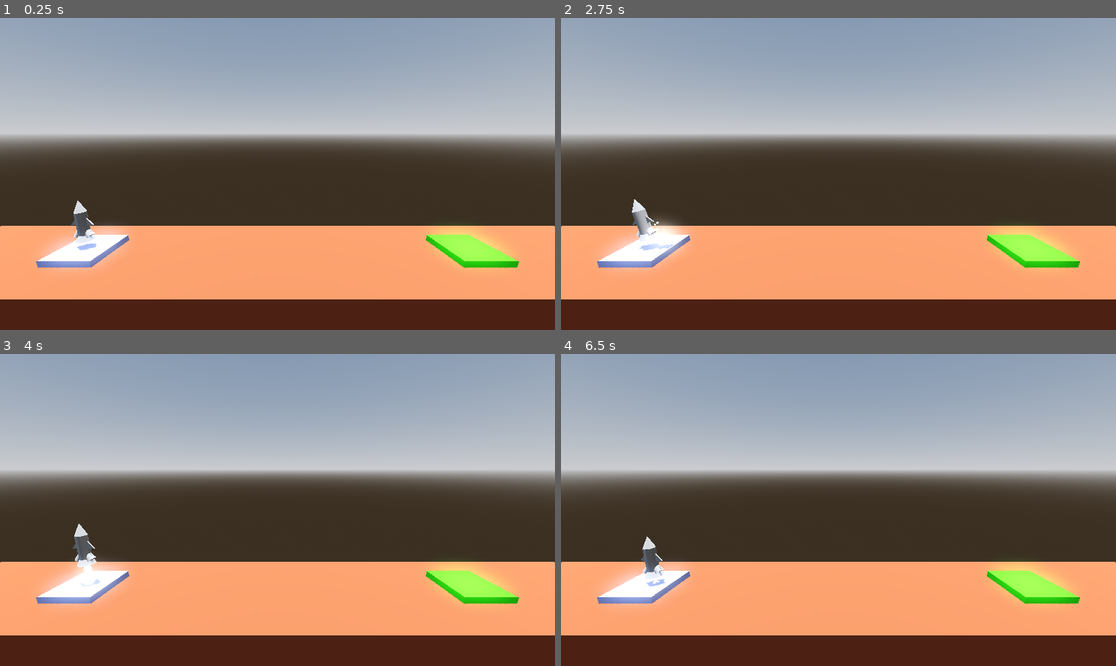
Above: before the commit, frames 1-4 (two rows, left to right).
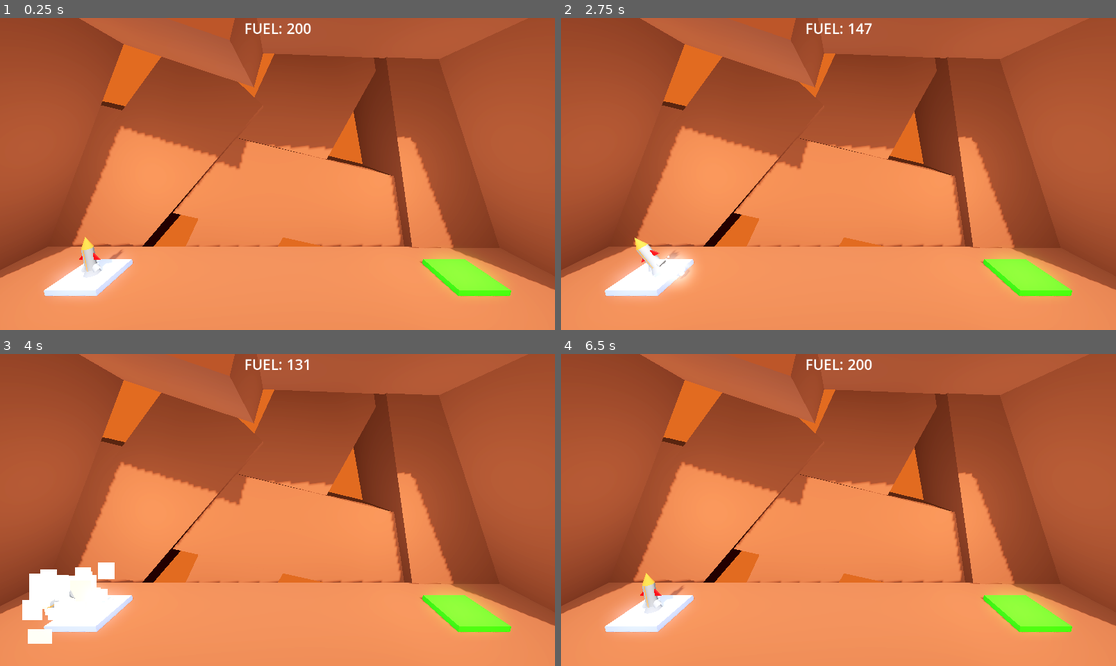
Above: after the commit, the same moments.

Repository: Rubix334/ProjectBoost
Game: Godot game, scene res://Levels/level1.tscn
Two runs of this game, one before a commit and one after it. Both use one fixed random seed, a clock stepped at 60 frames per second and the inputs below.
Inputs:
- Up to frame 1 (0.25 s): no input
- Up to frame 2 (2.75 s): tap Enter at 0.5 s; hold Space (boost) 0.53-1.28 s; tap Space (boost) at 1.35, 2.3 s; hold A (rotateL) from 2.03 s (still down)
- Up to frame 3 (4 s): release A (rotateL) at 2.78 s; tap D (rotateR) at 2.85 s; tap Space (boost) at 3.05 s; hold Space (boost) from 3.53 s (still down)
- Up to frame 4 (6.5 s): release Space (boost) at 4.28 s; tap Space (boost) at 4.35, 5.3, 6.05 s; hold A (rotateL) 5.03-5.78 s; tap D (rotateR) at 5.85 s

The runs differ from the first frame. In frame 1, 89% of the frame differs, in the area x 0-100%, y 0-100%; in frame 2, 90%; in frame 3, 89%; in frame 4, 89%.

Commit message:
Final game

Diff:
--- /dev/null
+++ b/project-boost/Levels/UI.tscn
@@ -0,0 +1,27 @@
+[gd_scene load_steps=3 format=3 uid="uid://ceu7l1q37dyq1"]
+
+[ext_resource type="Script" uid="uid://cds02f35uus7o" path="res://UI.gd" id="1_l0ruv"]
+
+[sub_resource type="LabelSettings" id="LabelSettings_h5jps"]
+font_size = 30
+
+[node name="UI" type="CanvasLayer" groups=["UI"]]
+script = ExtResource("1_l0ruv")
+
+[node name="MarginContainer" type="MarginContainer" parent="."]
+anchors_preset = 5
+anchor_left = 0.5
+anchor_right = 0.5
+offset_left = -21.0
+offset_right = 21.0
+offset_bottom = 40.0
+grow_horizontal = 2
+size_flags_horizontal = 0
+
+[node name="CenterContainer" type="CenterContainer" parent="MarginContainer"]
+layout_mode = 2
+
+[node name="Label" type="Label" parent="MarginContainer/CenterContainer"]
+layout_mode = 2
+text = "FUEL: 100"
+label_settings = SubResource("LabelSettings_h5jps")
--- /dev/null
+++ b/project-boost/Levels/floor.tscn
@@ -0,0 +1,91 @@
+[gd_scene load_steps=5 format=3 uid="uid://ctoyiaswpjje4"]
+
+[sub_resource type="StandardMaterial3D" id="StandardMaterial3D_fg03p"]
+albedo_color = Color(0.55, 0.25043333, 0.13200001, 1)
+
+[sub_resource type="ProceduralSkyMaterial" id="ProceduralSkyMaterial_fg03p"]
+sky_horizon_color = Color(0.66224277, 0.6717428, 0.6867428, 1)
+ground_horizon_color = Color(0.66224277, 0.6717428, 0.6867428, 1)
+
+[sub_resource type="Sky" id="Sky_t21ke"]
+sky_material = SubResource("ProceduralSkyMaterial_fg03p")
+
+[sub_resource type="Environment" id="Environment_i4kf4"]
+background_mode = 1
+background_color = Color(0.19653916, 0.082256876, 0.029176068, 1)
+sky = SubResource("Sky_t21ke")
+ambient_light_source = 3
+tonemap_mode = 2
+glow_enabled = true
+
+[node name="floor" type="CSGBox3D" groups=["Hazard"]]
+use_collision = true
+size = Vector3(30, 8, 5)
+material = SubResource("StandardMaterial3D_fg03p")
+
+[node name="WorldEnvironment" type="WorldEnvironment" parent="."]
+environment = SubResource("Environment_i4kf4")
+
+[node name="DirectionalLight3D" type="DirectionalLight3D" parent="."]
+transform = Transform3D(0.9848078, -0.10304612, 0.13976835, 0, 0.8048938, 0.59341896, -0.1736482, -0.5844035, 0.79266566, 0, 6.0497804, 8.627188)
+light_energy = 0.5
+light_volumetric_fog_energy = 1.72
+shadow_enabled = true
+
+[node name="Ceiling2" type="CSGBox3D" parent="." groups=["Hazard"]]
+transform = Transform3D(-0.036329657, 0.9993397, 0, -0.9993397, -0.036329657, 0, 0, 0, 1, 4.1093206, 16.122314, 0)
+use_collision = true
+size = Vector3(5, 15, 5)
+material = SubResource("StandardMaterial3D_fg03p")
+
+[node name="Ceiling" type="CSGBox3D" parent="." groups=["Hazard"]]
+transform = Transform3D(-0.2990241, 0.9542455, 0, -0.9542455, -0.2990241, 0, 0, 0, 1, -7.5313215, 16.948893, 0)
+use_collision = true
+size = Vector3(5, 15, 5)
+material = SubResource("StandardMaterial3D_fg03p")
+
+[node name="Backwall3" type="CSGBox3D" parent="." groups=["Hazard"]]
+transform = Transform3D(-0.8914739, -0.45307288, 0, 0.45307288, -0.8914739, 0, 0, 0, 1, -1.52491, 5.899621, -5.966799)
+use_collision = true
+size = Vector3(5, 29.503906, 5)
+material = SubResource("StandardMaterial3D_fg03p")
+
+[node name="Backwall4" type="CSGBox3D" parent="." groups=["Hazard"]]
+transform = Transform3D(0.23409027, -0.97221506, 0, 0.97221506, 0.23409027, 0, 0, 0, 1, 1.1887393, 6.547732, -5.68932)
+use_collision = true
+size = Vector3(5, 29.503906, 5)
+material = SubResource("StandardMaterial3D_fg03p")
+
+[node name="Backwall2" type="CSGBox3D" parent="." groups=["Hazard"]]
+transform = Transform3D(0.96896404, -0.247202, 0, 0.247202, 0.96896404, 0, 0, 0, 1, 9.066706, 7.6409664, -4.8780584)
+use_collision = true
+size = Vector3(5, 15, 5)
+material = SubResource("StandardMaterial3D_fg03p")
+
+[node name="Backwall" type="CSGBox3D" parent="." groups=["Hazard"]]
+transform = Transform3D(0.74045277, 0.67210835, 0, -0.67210835, 0.74045277, 0, 0, 0, 1, -7.621025, 7.665087, -5.2303333)
+use_collision = true
+size = Vector3(5, 15, 5)
+material = SubResource("StandardMaterial3D_fg03p")
+
+[node name="Wall" type="CSGBox3D" parent="." groups=["Hazard"]]
+transform = Transform3D(0.8710938, 0.4911166, 0, -0.4911166, 0.8710938, 0, 0, 0, 1, -12.29009, 9.946456, 0)
+use_collision = true
+size = Vector3(5, 15, 5)
+material = SubResource("StandardMaterial3D_fg03p")
+
+[node name="Wall2" type="CSGBox3D" parent="." groups=["Hazard"]]
+transform = Transform3D(0.89116496, -0.45367932, 0, 0.45367932, 0.89116496, 0, 0, 0, 1, 12.003662, 9.946456, 0)
+use_collision = true
+size = Vector3(5, 15, 5)
+material = SubResource("StandardMaterial3D_fg03p")
+
+[node name="OmniLight3D2" type="OmniLight3D" parent="."]
+transform = Transform3D(1, 0, 0, 0, 1, 0, 0, 0, 1, -6.4647093, 7.982497, 0)
+omni_range = 12.0
+omni_attenuation = 0.0
+
+[node name="OmniLight3D" type="OmniLight3D" parent="."]
+transform = Transform3D(1, 0, 0, 0, 1, 0, 0, 0, 1, 5.544355, 7.712823, 0)
+omni_range = 12.0
+omni_attenuation = 0.0
--- a/project-boost/Levels/level1.tscn
+++ b/project-boost/Levels/level1.tscn
@@ -1,23 +1,9 @@
-[gd_scene load_steps=9 format=3 uid="uid://c03237c0cw7ge"]
+[gd_scene load_steps=7 format=3 uid="uid://c03237c0cw7ge"]
 
+[ext_resource type="PackedScene" uid="uid://ctoyiaswpjje4" path="res://Levels/floor.tscn" id="1_fy36t"]
 [ext_resource type="Script" uid="uid://d3pe1k1c8wngn" path="res://Levels/landingpad.gd" id="1_i4kf4"]
 [ext_resource type="PackedScene" uid="uid://habfhdya7smn" path="res://Player/player.tscn" id="1_t21ke"]
-
-[sub_resource type="ProceduralSkyMaterial" id="ProceduralSkyMaterial_fg03p"]
-sky_horizon_color = Color(0.66224277, 0.6717428, 0.6867428, 1)
-ground_horizon_color = Color(0.66224277, 0.6717428, 0.6867428, 1)
-
-[sub_resource type="Sky" id="Sky_t21ke"]
-sky_material = SubResource("ProceduralSkyMaterial_fg03p")
-
-[sub_resource type="Environment" id="Environment_i4kf4"]
-background_mode = 2
-sky = SubResource("Sky_t21ke")
-tonemap_mode = 2
-glow_enabled = true
-
-[sub_resource type="StandardMaterial3D" id="StandardMaterial3D_fg03p"]
-albedo_color = Color(0.55, 0.25043333, 0.13200001, 1)
+[ext_resource type="PackedScene" uid="uid://ceu7l1q37dyq1" path="res://Levels/UI.tscn" id="4_njhy2"]
 
 [sub_resource type="StandardMaterial3D" id="StandardMaterial3D_t21ke"]
 albedo_color = Color(0.6627451, 0.7058824, 1, 1)
@@ -27,20 +13,10 @@
 
 [node name="Level" type="Node3D"]
 
-[node name="WorldEnvironment" type="WorldEnvironment" parent="."]
-environment = SubResource("Environment_i4kf4")
+[node name="UI" parent="." instance=ExtResource("4_njhy2")]
 
-[node name="DirectionalLight3D" type="DirectionalLight3D" parent="."]
-transform = Transform3D(-0.82609826, -0.5635261, -2.4632508e-08, 0, -4.371139e-08, 1, -0.5635261, 0.82609826, 3.6109903e-08, 0, 0, 0)
-light_energy = 1.495
-light_volumetric_fog_energy = 1.72
-shadow_enabled = true
-
-[node name="floor" type="CSGBox3D" parent="." groups=["Hazard"]]
+[node name="floor" parent="." instance=ExtResource("1_fy36t")]
 transform = Transform3D(1, 0, 0, 0, 1, 0, 0, 0, 1, 0, -4, 0)
-use_collision = true
-size = Vector3(30, 8, 5)
-material = SubResource("StandardMaterial3D_fg03p")
 
 [node name="launchpad" type="CSGBox3D" parent="."]
 transform = Transform3D(1, 0, 0, 0, 1, 0, 0, 0, 1, -8, 0, 0)
@@ -57,7 +33,7 @@
 file_path = "uid://r25gtva0pyd8"
 
 [node name="Camera3D" type="Camera3D" parent="."]
-transform = Transform3D(1, 0, 0, 0, 0.9804708, 0.19666493, 0, -0.19666493, 0.9804708, 0, 4.9378605, 7.787261)
+transform = Transform3D(1, 0, 0, 0, 0.9804708, 0.19666493, 0, -0.19666493, 0.9804708, 0, 6.181, 7.787)
 
 [node name="Player" parent="." instance=ExtResource("1_t21ke")]
-transform = Transform3D(1, 0, 0, 0, 1, 0, 0, 0, 1, -8.010159, 1.300853, 0)
+transform = Transform3D(1, 0, 0, 0, 1, 0, 0, 0, 1, -8.010159, 0.96320415, 0)
--- a/project-boost/Levels/level2.tscn
+++ b/project-boost/Levels/level2.tscn
@@ -1,23 +1,9 @@
-[gd_scene load_steps=9 format=3 uid="uid://r25gtva0pyd8"]
+[gd_scene load_steps=8 format=3 uid="uid://r25gtva0pyd8"]
 
+[ext_resource type="PackedScene" uid="uid://ceu7l1q37dyq1" path="res://Levels/UI.tscn" id="1_pcft3"]
 [ext_resource type="Script" uid="uid://d3pe1k1c8wngn" path="res://Levels/landingpad.gd" id="1_ty1rc"]
 [ext_resource type="PackedScene" uid="uid://habfhdya7smn" path="res://Player/player.tscn" id="2_m135w"]
-
-[sub_resource type="ProceduralSkyMaterial" id="ProceduralSkyMaterial_fg03p"]
-sky_horizon_color = Color(0.66224277, 0.6717428, 0.6867428, 1)
-ground_horizon_color = Color(0.66224277, 0.6717428, 0.6867428, 1)
-
-[sub_resource type="Sky" id="Sky_t21ke"]
-sky_material = SubResource("ProceduralSkyMaterial_fg03p")
-
-[sub_resource type="Environment" id="Environment_i4kf4"]
-background_mode = 2
-sky = SubResource("Sky_t21ke")
-tonemap_mode = 2
-glow_enabled = true
-
-[sub_resource type="StandardMaterial3D" id="StandardMaterial3D_fg03p"]
-albedo_color = Color(0.54901963, 0.2509804, 0.13333334, 1)
+[ext_resource type="PackedScene" uid="uid://ctoyiaswpjje4" path="res://Levels/floor.tscn" id="3_m135w"]
 
 [sub_resource type="StandardMaterial3D" id="StandardMaterial3D_t21ke"]
 albedo_color = Color(0.6627451, 0.7058824, 1, 1)
@@ -25,22 +11,12 @@
 [sub_resource type="StandardMaterial3D" id="StandardMaterial3D_i4kf4"]
 albedo_color = Color(0.21568628, 1, 0, 1)
 
+[sub_resource type="StandardMaterial3D" id="StandardMaterial3D_fg03p"]
+albedo_color = Color(0.54901963, 0.2509804, 0.13333334, 1)
+
 [node name="Level" type="Node3D"]
 
-[node name="WorldEnvironment" type="WorldEnvironment" parent="."]
-environment = SubResource("Environment_i4kf4")
-
-[node name="DirectionalLight3D" type="DirectionalLight3D" parent="."]
-transform = Transform3D(-0.82609826, -0.5635261, -2.4632508e-08, 0, -4.371139e-08, 1, -0.5635261, 0.82609826, 3.6109903e-08, 0, 0, 0)
-light_energy = 1.495
-light_volumetric_fog_energy = 1.72
-shadow_enabled = true
-
-[node name="floor" type="CSGBox3D" parent="." groups=["Hazard"]]
-transform = Transform3D(1, 0, 0, 0, 1, 0, 0, 0, 1, 0, -4, 0)
-use_collision = true
-size = Vector3(30, 8, 5)
-material = SubResource("StandardMaterial3D_fg03p")
+[node name="UI" parent="." instance=ExtResource("1_pcft3")]
 
 [node name="launchpad" type="CSGBox3D" parent="."]
 transform = Transform3D(1, 0, 0, 0, 1, 0, 0, 0, 1, -8, 0, 0)
@@ -60,10 +36,13 @@
 transform = Transform3D(1, 0, 0, 0, 0.9804708, 0.19666493, 0, -0.19666493, 0.9804708, 0, 4.9378605, 7.787261)
 
 [node name="Player" parent="." instance=ExtResource("2_m135w")]
-transform = Transform3D(1, 0, 0, 0, 1, 0, 0, 0, 1, -8.010159, 1.300853, 0)
+transform = Transform3D(1, 0, 0, 0, 1, 0, 0, 0, 1, -8.010159, 0.93569314, 0)
 
 [node name="Obstacle" type="CSGBox3D" parent="." groups=["Hazard"]]
 transform = Transform3D(1, 0, 0, 0, 1, 0, 0, 0, 1, 0.13070488, 1.7870169, -0.27301025)
 use_collision = true
 size = Vector3(3.5493774, 3.6396484, 4.0338135)
 material = SubResource("StandardMaterial3D_fg03p")
+
+[node name="floor2" parent="." instance=ExtResource("3_m135w")]
+transform = Transform3D(1, 0, 0, 0, 1, 0, 0, 0, 1, 0, -4, 0)
--- a/project-boost/Levels/level3.tscn
+++ b/project-boost/Levels/level3.tscn
@@ -1,24 +1,10 @@
-[gd_scene load_steps=13 format=3 uid="uid://bjirp38n2vvix"]
+[gd_scene load_steps=10 format=3 uid="uid://bjirp38n2vvix"]
 
 [ext_resource type="Script" uid="uid://d3pe1k1c8wngn" path="res://Levels/landingpad.gd" id="1_2385j"]
+[ext_resource type="PackedScene" uid="uid://ceu7l1q37dyq1" path="res://Levels/UI.tscn" id="1_vr4rd"]
 [ext_resource type="PackedScene" uid="uid://habfhdya7smn" path="res://Player/player.tscn" id="2_c5oim"]
 [ext_resource type="Script" uid="uid://cijmk3sxqeldl" path="res://Levels/spinning_obstacle.gd" id="3_c5oim"]
-
-[sub_resource type="ProceduralSkyMaterial" id="ProceduralSkyMaterial_fg03p"]
-sky_horizon_color = Color(0.66224277, 0.6717428, 0.6867428, 1)
-ground_horizon_color = Color(0.66224277, 0.6717428, 0.6867428, 1)
-
-[sub_resource type="Sky" id="Sky_t21ke"]
-sky_material = SubResource("ProceduralSkyMaterial_fg03p")
-
-[sub_resource type="Environment" id="Environment_i4kf4"]
-background_mode = 2
-sky = SubResource("Sky_t21ke")
-tonemap_mode = 2
-glow_enabled = true
-
-[sub_resource type="StandardMaterial3D" id="StandardMaterial3D_fg03p"]
-albedo_color = Color(0.54901963, 0.2509804, 0.13333334, 1)
+[ext_resource type="PackedScene" uid="uid://ctoyiaswpjje4" path="res://Levels/floor.tscn" id="4_eh6o7"]
 
 [sub_resource type="StandardMaterial3D" id="StandardMaterial3D_t21ke"]
 albedo_color = Color(0.6627451, 0.7058824, 1, 1)
@@ -34,25 +20,9 @@
 albedo_color = Color(1, 1, 0.15294118, 0.6627451)
 metallic_specular = 0.75
 
-[sub_resource type="StandardMaterial3D" id="StandardMaterial3D_c5oim"]
-albedo_color = Color(0.8235294, 0.28235295, 1, 1)
-
 [node name="Level" type="Node3D"]
 
-[node name="WorldEnvironment" type="WorldEnvironment" parent="."]
-environment = SubResource("Environment_i4kf4")
-
-[node name="DirectionalLight3D" type="DirectionalLight3D" parent="."]
-transform = Transform3D(-0.82609826, -0.5635261, -2.4632508e-08, 0, -4.371139e-08, 1, -0.5635261, 0.82609826, 3.6109903e-08, 0, 0, 0)
-light_energy = 1.495
-light_volumetric_fog_energy = 1.72
-shadow_enabled = true
-
-[node name="floor" type="CSGBox3D" parent="." groups=["Hazard"]]
-transform = Transform3D(1, 0, 0, 0, 1, 0, 0, 0, 1, 0, -4, 0)
-use_collision = true
-size = Vector3(30, 8, 5)
-material = SubResource("StandardMaterial3D_fg03p")
+[node name="UI" parent="." instance=ExtResource("1_vr4rd")]
 
 [node name="launchpad" type="CSGBox3D" parent="."]
 transform = Transform3D(1, 0, 0, 0, 1, 0, 0, 0, 1, -8, 0, 0)
@@ -72,7 +42,7 @@
 transform = Transform3D(1, 0, 0, 0, 0.9927385, -0.12029276, 0, 0.12029276, 0.9927385, 0, 4.6433353, 9.503023)
 
 [node name="Player" parent="." instance=ExtResource("2_c5oim")]
-transform = Transform3D(1, 0, 0, 0, 1, 0, 0, 0, 1, -8.010159, 1.300853, 0)
+transform = Transform3D(1, 0, 0, 0, 1, 0, 0, 0, 1, -8.010159, 0.9332621, 0)
 
 [node name="Obstacle" type="CSGBox3D" parent="." groups=["Hazard"]]
 transform = Transform3D(1, 0, 0, 0, 1, 0, 0, 0, 1, 0.13070488, 1.0207205, -0.27301025)
@@ -81,15 +51,12 @@
 material = SubResource("StandardMaterial3D_2385j")
 
 [node name="SpinningObstacle" type="CSGBox3D" parent="." groups=["Hazard"]]
-transform = Transform3D(1, 0, 0, 0, 1, 0, 0, 0, 1, 0.08884168, 6.9225626, -0.27301025)
+transform = Transform3D(1, 0, 0, 0, 1, 0, 0, 0, 1, 0.08884168, 6.0362577, -0.27301025)
 use_collision = true
 size = Vector3(0.24823761, 5.8632813, 4.0338135)
 material = SubResource("StandardMaterial3D_eh6o7")
 script = ExtResource("3_c5oim")
 SpinSpeed = 0.03
 
-[node name="Obstacle2" type="CSGBox3D" parent="." groups=["Hazard"]]
-transform = Transform3D(1, 0, 0, 0, 1, 0, 0, 0, 1, 0.13070488, 25.671085, -0.27301025)
-use_collision = true
-size = Vector3(3.5493774, 28.05655, 4.0338135)
-material = SubResource("StandardMaterial3D_c5oim")
+[node name="floor" parent="." instance=ExtResource("4_eh6o7")]
+transform = Transform3D(1, 0, 0, 0, 1, 0, 0, 0, 1, 0, -4, 0)
--- a/project-boost/Levels/level4.tscn
+++ b/project-boost/Levels/level4.tscn
@@ -1,24 +1,10 @@
-[gd_scene load_steps=13 format=3 uid="uid://c18lmrp1m612k"]
+[gd_scene load_steps=11 format=3 uid="uid://c18lmrp1m612k"]
 
+[ext_resource type="PackedScene" uid="uid://ceu7l1q37dyq1" path="res://Levels/UI.tscn" id="1_lfit2"]
 [ext_resource type="Script" uid="uid://d3pe1k1c8wngn" path="res://Levels/landingpad.gd" id="1_n1e7r"]
 [ext_resource type="PackedScene" uid="uid://habfhdya7smn" path="res://Player/player.tscn" id="2_h14kk"]
 [ext_resource type="Script" uid="uid://cc6ow5ea7lybj" path="res://Levels/moving_obstacle.gd" id="3_n1e7r"]
-
-[sub_resource type="ProceduralSkyMaterial" id="ProceduralSkyMaterial_fg03p"]
-sky_horizon_color = Color(0.66224277, 0.6717428, 0.6867428, 1)
-ground_horizon_color = Color(0.66224277, 0.6717428, 0.6867428, 1)
-
-[sub_resource type="Sky" id="Sky_t21ke"]
-sky_material = SubResource("ProceduralSkyMaterial_fg03p")
-
-[sub_resource type="Environment" id="Environment_i4kf4"]
-background_mode = 2
-sky = SubResource("Sky_t21ke")
-tonemap_mode = 2
-glow_enabled = true
-
-[sub_resource type="StandardMaterial3D" id="StandardMaterial3D_fg03p"]
-albedo_color = Color(0.54901963, 0.2509804, 0.13333334, 1)
+[ext_resource type="PackedScene" uid="uid://ctoyiaswpjje4" path="res://Levels/floor.tscn" id="4_h14kk"]
 
 [sub_resource type="StandardMaterial3D" id="StandardMaterial3D_t21ke"]
 albedo_color = Color(0.6627451, 0.7058824, 1, 1)
@@ -37,20 +23,7 @@
 
 [node name="Level" type="Node3D"]
 
-[node name="WorldEnvironment" type="WorldEnvironment" parent="."]
-environment = SubResource("Environment_i4kf4")
-
-[node name="DirectionalLight3D" type="DirectionalLight3D" parent="."]
-transform = Transform3D(-0.82609826, -0.5635261, -2.4632508e-08, 0, -4.371139e-08, 1, -0.5635261, 0.82609826, 3.6109903e-08, 0, 0, 0)
-light_energy = 1.495
-light_volumetric_fog_energy = 1.72
-shadow_enabled = true
-
-[node name="floor" type="CSGBox3D" parent="." groups=["Hazard"]]
-transform = Transform3D(1, 0, 0, 0, 1, 0, 0, 0, 1, 0, -4, 0)
-use_collision = true
-size = Vector3(30, 8, 5)
-material = SubResource("StandardMaterial3D_fg03p")
+[node name="UI" parent="." instance=ExtResource("1_lfit2")]
 
 [node name="launchpad" type="CSGBox3D" parent="."]
 transform = Transform3D(1, 0, 0, 0, 1, 0, 0, 0, 1, -8, 0, 0)
@@ -64,13 +37,13 @@
 size = Vector3(2, 0.5, 2)
 material = SubResource("StandardMaterial3D_i4kf4")
 script = ExtResource("1_n1e7r")
-file_path = "<null>"
+file_path = "uid://b3kihfc16qnie"
 
 [node name="Camera3D" type="Camera3D" parent="."]
 transform = Transform3D(1, 0, 0, 0, 0.98539007, 0.17031273, 0, -0.17031273, 0.98539007, 0, 4.2521, 7.7809553)
 
 [node name="Player" parent="." instance=ExtResource("2_h14kk")]
-transform = Transform3D(1, 0, 0, 0, 1, 0, 0, 0, 1, -8.010159, 1.300853, 0)
+transform = Transform3D(1, 0, 0, 0, 1, 0, 0, 0, 1, -8.010159, 0.9331193, 0)
 
 [node name="MovingObstacle" type="AnimatableBody3D" parent="." groups=["Hazard"]]
 transform = Transform3D(1, 0, 0, 0, 1, 0, 0, 0, 1, 0, 1.5464859, 0)
@@ -83,3 +56,6 @@
 
 [node name="CollisionShape3D" type="CollisionShape3D" parent="MovingObstacle"]
 shape = SubResource("ConvexPolygonShape3D_nanxr")
+
+[node name="floor" parent="." instance=ExtResource("4_h14kk")]
+transform = Transform3D(1, 0, 0, 0, 1, 0, 0, 0, 1, 0, -4, 0)
--- /dev/null
+++ b/project-boost/Levels/level5.tscn
@@ -0,0 +1,71 @@
+[gd_scene load_steps=10 format=3 uid="uid://b3kihfc16qnie"]
+
+[ext_resource type="PackedScene" uid="uid://ctoyiaswpjje4" path="res://Levels/floor.tscn" id="1_b4htq"]
+[ext_resource type="PackedScene" uid="uid://ceu7l1q37dyq1" path="res://Levels/UI.tscn" id="1_fh8n1"]
+[ext_resource type="Script" uid="uid://d3pe1k1c8wngn" path="res://Levels/landingpad.gd" id="2_fh8n1"]
+[ext_resource type="PackedScene" uid="uid://habfhdya7smn" path="res://Player/player.tscn" id="3_0n3a6"]
+[ext_resource type="Script" uid="uid://cc6ow5ea7lybj" path="res://Levels/moving_obstacle.gd" id="4_fh8n1"]
+
+[sub_resource type="StandardMaterial3D" id="StandardMaterial3D_t21ke"]
+albedo_color = Color(0.6627451, 0.7058824, 1, 1)
+
+[sub_resource type="StandardMaterial3D" id="StandardMaterial3D_i4kf4"]
+albedo_color = Color(0.21568628, 1, 0, 1)
+
+[sub_resource type="BoxMesh" id="BoxMesh_0n3a6"]
+size = Vector3(1, 1, 3)
+
+[sub_resource type="BoxShape3D" id="BoxShape3D_b3501"]
+size = Vector3(1, 1, 2.663086)
+
+[node name="Level" type="Node3D"]
+
+[node name="UI" parent="." instance=ExtResource("1_fh8n1")]
+
+[node name="floor" parent="." instance=ExtResource("1_b4htq")]
+transform = Transform3D(1, 0, 0, 0, 1, 0, 0, 0, 1, 0, -4, 0)
+
+[node name="launchpad" type="CSGBox3D" parent="."]
+transform = Transform3D(1, 0, 0, 0, 1, 0, 0, 0, 1, -8, 0, 0)
+use_collision = true
+size = Vector3(2, 0.5, 2)
+material = SubResource("StandardMaterial3D_t21ke")
+
+[node name="landingpad" type="CSGBox3D" parent="." groups=["Goal"]]
+transform = Transform3D(1, 0, 0, 0, 1, 0, 0, 0, 1, 8, 0, 0)
+use_collision = true
+size = Vector3(2, 0.5, 2)
+material = SubResource("StandardMaterial3D_i4kf4")
+script = ExtResource("2_fh8n1")
+file_path = "uid://b3kihfc16qnie"
+
+[node name="Camera3D" type="Camera3D" parent="."]
+transform = Transform3D(1, 0, 0, 0, 0.9804708, 0.19666493, 0, -0.19666493, 0.9804708, 0, 6.181, 7.787)
+
+[node name="Player" parent="." instance=ExtResource("3_0n3a6")]
+transform = Transform3D(1, 0, 0, 0, 1, 0, 0, 0, 1, -8.010159, 0.96320415, 0)
+
+[node name="MeshInstance3D3" type="CSGBox3D" parent="." groups=["Hazard"]]
+transform = Transform3D(1, 0, 0, 0, 1, 0, 0, 0, 1, 4.036, 8, -1.557)
+size = Vector3(1, 3.7313232, 6.64209)
+
+[node name="MeshInstance3D2" type="CSGBox3D" parent="." groups=["Hazard"]]
+transform = Transform3D(1, 0, 0, 0, 1, 0, 0, 0, 1, -4.126, 8.419556, -0.7821631)
+size = Vector3(1, 4.2521973, 5.6813965)
+
+[node name="MeshInstance3D" type="CSGBox3D" parent="." groups=["Hazard"]]
+transform = Transform3D(1, 0, 0, 0, 1, 0, 0, 0, 1, 0, 1.3316469, -0.583364)
+size = Vector3(1, 5.7512207, 5.7976074)
+
+[node name="MovingObstacle" type="AnimatableBody3D" parent="."]
+transform = Transform3D(1, 0, 0, 0, 1, 0, 0, 0, 1, -4.0941286, 5.251601, -0.75024414)
+script = ExtResource("4_fh8n1")
+destination = Vector3(10, 0, 0)
+
+[node name="MeshInstance3D" type="MeshInstance3D" parent="MovingObstacle"]
+mesh = SubResource("BoxMesh_0n3a6")
+skeleton = NodePath("../CollisionShape3D")
+
+[node name="CollisionShape3D" type="CollisionShape3D" parent="MovingObstacle"]
+transform = Transform3D(1, 0, 0, 0, 1, 0, 0, 0, 1, 0, 0, 0.83154297)
+shape = SubResource("BoxShape3D_b3501")
--- a/project-boost/Player/player.gd
+++ b/project-boost/Player/player.gd
@@ -3,6 +3,7 @@
 
 @export_range(750,2500) var force := 1000.0
 @export var TorqueThrust := 100
+@export var starting_fuel := 100
 
 var transitioning := false
 @onready var rocket_audio: AudioStreamPlayer3D = $RocketAudio
@@ -14,10 +15,21 @@
 @onready var explosion_particles: GPUParticles3D = $ExplosionParticles
 @onready var success_particles: GPUParticles3D = $SuccessParticles
 
+var ui : CanvasLayer
+
+var fuel : int:
+	set(new_fuel):
+		fuel = new_fuel
+		ui.update_fuel(new_fuel)
+
+func _ready() -> void:
+	ui = get_tree().get_first_node_in_group("UI")
+	fuel = starting_fuel
 
 func _process(delta: float) -> void:
 	if not transitioning:
-		if Input.is_action_pressed("boost"):
+		if Input.is_action_pressed("boost") and fuel > 0:
+			fuel -= 0.5
 			apply_central_force(basis.y * delta * force)
 			main_booster.emitting = true
 			if not rocket_audio.is_playing():
--- a/project-boost/Player/player.tscn
+++ b/project-boost/Player/player.tscn
@@ -9,6 +9,8 @@
 [ext_resource type="PackedScene" uid="uid://jfwajmrh6ca7" path="res://Assets/ProjectBoost_OneshotParticles/18_PB_G3D - One Shot Particles/Particles/success_particles.tscn" id="7_vtle1"]
 
 [sub_resource type="CylinderShape3D" id="CylinderShape3D_l8h54"]
+height = 1.6489258
+radius = 0.3515625
 
 [sub_resource type="CylinderMesh" id="CylinderMesh_btcbx"]
 
@@ -17,23 +19,46 @@
 bottom_radius = 0.2
 height = 1.0
 
+[sub_resource type="StandardMaterial3D" id="StandardMaterial3D_x3vf3"]
+albedo_color = Color(0.5609549, 0.5609549, 0.5609549, 1)
+
 [sub_resource type="CylinderMesh" id="CylinderMesh_od3ui"]
+material = SubResource("StandardMaterial3D_x3vf3")
 top_radius = 0.1
 bottom_radius = 0.15
 height = 0.35
 
+[sub_resource type="StandardMaterial3D" id="StandardMaterial3D_vtle1"]
+albedo_color = Color(1, 0.49803922, 0.14509805, 1)
+
 [sub_resource type="CylinderMesh" id="CylinderMesh_00tjw"]
+material = SubResource("StandardMaterial3D_vtle1")
 top_radius = 0.0
 bottom_radius = 0.2
 height = 0.5
 
+[sub_resource type="StandardMaterial3D" id="StandardMaterial3D_od3ui"]
+albedo_color = Color(0.48570347, 0.48570353, 0.48570347, 1)
+
 [sub_resource type="CylinderMesh" id="CylinderMesh_x3vf3"]
+material = SubResource("StandardMaterial3D_od3ui")
 top_radius = 0.1
 bottom_radius = 0.3
 height = 0.5
 
+[sub_resource type="StandardMaterial3D" id="StandardMaterial3D_00tjw"]
+albedo_color = Color(1, 0, 0.047058824, 1)
+
 [sub_resource type="PrismMesh" id="PrismMesh_vtle1"]
+material = SubResource("StandardMaterial3D_00tjw")
 size = Vector3(0.5, 0.3, 0.05)
+
+[sub_resource type="StandardMaterial3D" id="StandardMaterial3D_apopc"]
+albedo_color = Color(0.88235295, 0.53333336, 0.25490198, 1)
+
+[sub_resource type="BoxMesh" id="BoxMesh_5htga"]
+material = SubResource("StandardMaterial3D_apopc")
+size = Vector3(0.05, 1, 0.4)
 
 [node name="Player" type="RigidBody3D"]
 axis_lock_linear_z = true
@@ -44,8 +69,10 @@
 linear_damp = 1.0
 angular_damp = 3.0
 script = ExtResource("1_l8h54")
+starting_fuel = 200
 
 [node name="CollisionShape3D" type="CollisionShape3D" parent="."]
+transform = Transform3D(1, 0, 0, 0, 1, 0, 0, 0, 1, 0, 0.1784668, 0)
 shape = SubResource("CylinderShape3D_l8h54")
 
 [node name="MeshInstance3D" type="MeshInstance3D" parent="."]
@@ -107,4 +134,7 @@
 transform = Transform3D(0.9999045, 0.013822556, 0, -0.013822556, 0.9999045, 0, 0, 0, 1, 0.19855362, 0.08950877, 0)
 mesh = SubResource("PrismMesh_vtle1")
 
+[node name="MeshInstance3D" type="MeshInstance3D" parent="Body"]
+mesh = SubResource("BoxMesh_5htga")
+
 [connection signal="body_entered" from="." to="." method="_on_body_entered"]
--- /dev/null
+++ b/project-boost/UI.gd
@@ -0,0 +1,5 @@
+extends CanvasLayer
+@onready var label: Label = $MarginContainer/CenterContainer/Label
+
+func update_fuel(amt):
+	label.text = "FUEL: " + str(amt)
--- a/project-boost/project.godot
+++ b/project-boost/project.godot
@@ -19,6 +19,7 @@
 
 Goal=""
 Hazard=""
+UI=""
 
 [input]
 
Not shown: 1 places in project-boost/Player/player.tscn that only renumber resources
Not shown, added: project-boost/UI.gd.uid
